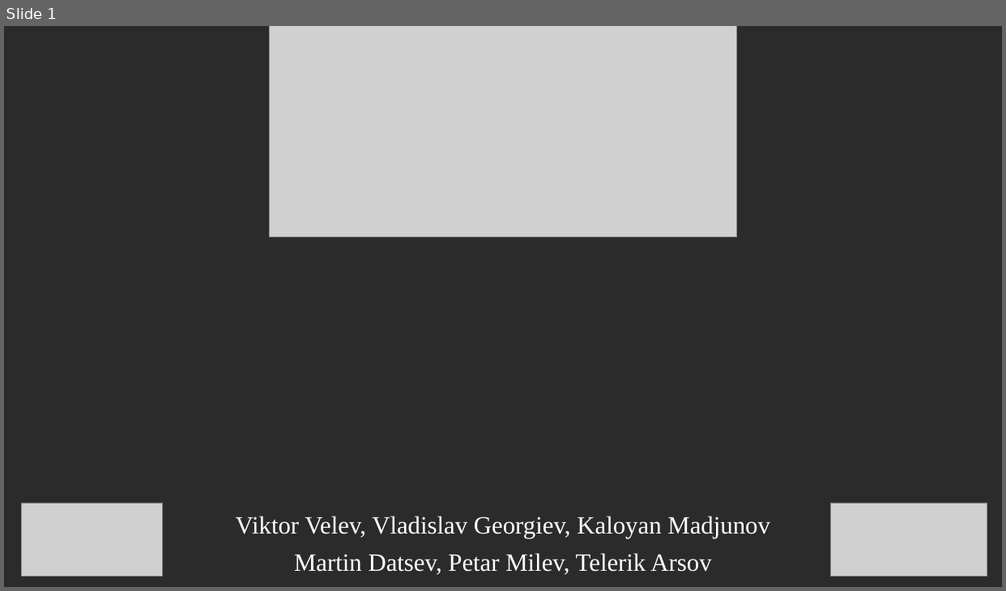
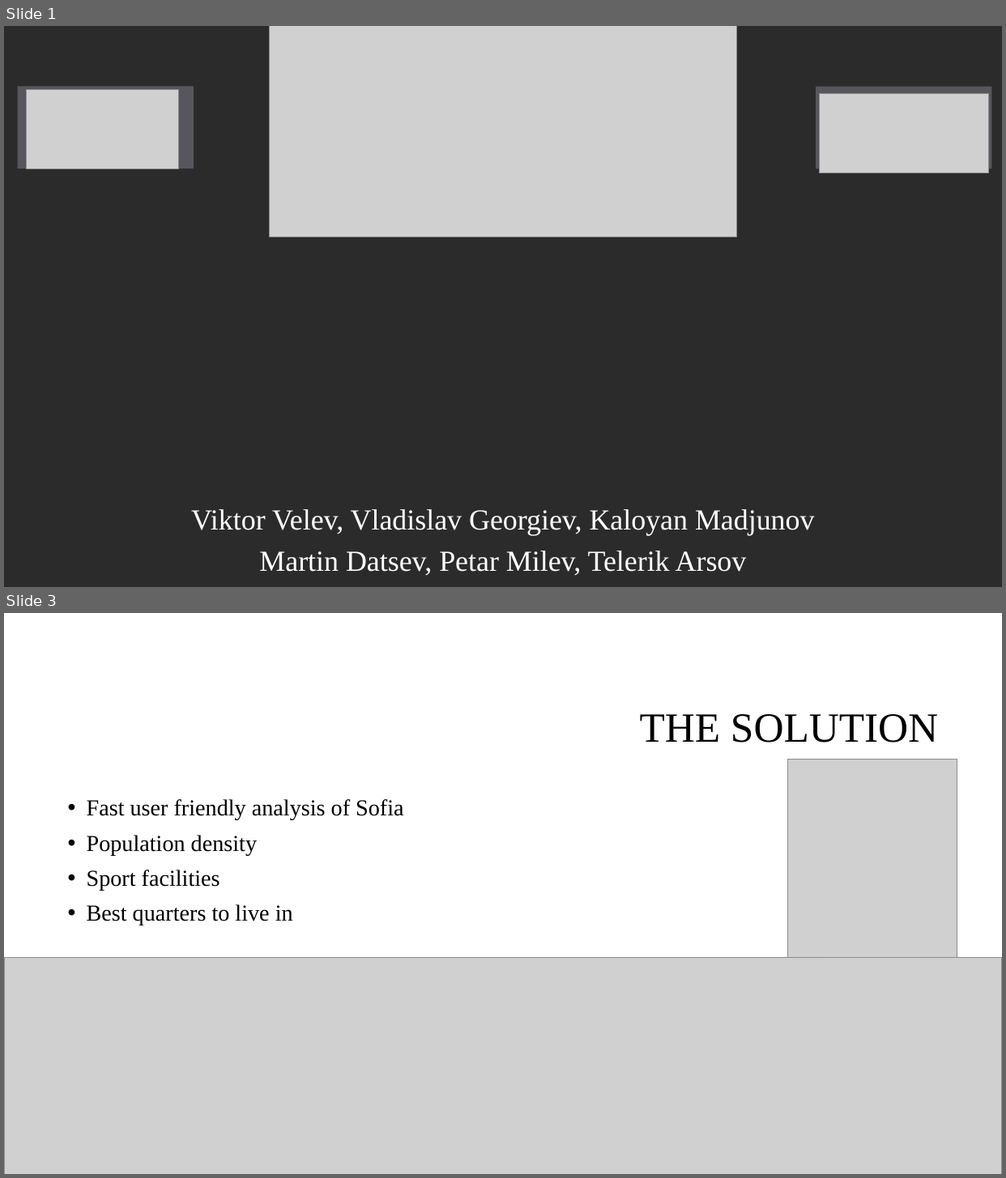
Before and after one commit to vision-sofia/Peper-Analysis, a slide deck: presentation/Peper Analysis.pptx. Shown one above the other, each under a label of ours: slide 1 before the commit, slides 1 and 3 after it; the slides between them are not shown. The pictures are 1006x591 and 1006x1178 pixels, drawn with LibreOffice and Linux fonts; fonts in the diff are those of the drawing; grey boxes stand for pictures; background and template pictures are left out; a plain dark background stands for a picture behind light text. Boxes give left, top, right and bottom in pixels: in the first picture for what was removed or moved away, otherwise in the second. Text is boxed around its words. In the diff, an @@ line names an element or a change of style, - is before the commit and + after.

```diff
--- a/presentation/Peper Analysis.pptx
+++ b/presentation/Peper Analysis.pptx
@@ slide 3 added at bbox=[4, 613, 1002, 1174], background #FFFFFF @@
@@ title added at bbox=[640, 714, 938, 743], 40 pt, text #000000 @@
+THE SOLUTION
@@ picture added at bbox=[788, 759, 957, 957] @@
@@ text added at bbox=[87, 799, 403, 926], 22 pt, text #000000 @@
+• Fast user friendly analysis of Sofia
+• Population density
+• Sport facilities
+• Best quarters to live in
@@ picture added at bbox=[4, 957, 1002, 1174] @@
@@ slide 1 changed as well @@
@@ rectangle added at bbox=[18, 86, 194, 169], fill #B8B3C9 at 32% opacity @@
@@ picture: place and size @@
-picture at bbox=[21, 503, 162, 576]
+picture at bbox=[26, 90, 177, 169]
@@ rectangle added at bbox=[816, 87, 992, 169], fill #B8B3C9 at 32% opacity @@
@@ picture: place and size @@
-picture at bbox=[830, 503, 987, 576]
+picture at bbox=[819, 94, 988, 173]
@@ subtitle "Viktor Velev, Vladislav Georgiev, Kaloyan ...": place and size @@
-subtitle "Viktor Velev, Vladislav Georgiev, Kaloyan ..." at bbox=[236, 516, 770, 575]
+subtitle "Viktor Velev, Vladislav Georgiev, Kaloyan ..." at bbox=[191, 510, 815, 576]
@@ subtitle "Viktor Velev, Vladislav Georgiev, Kaloyan ..." at bbox=[191, 510, 815, 576]: size 24 to 28 pt @@
```
Also in this commit, not shown: 5 other slides added, 6 slides removed, 8 other files.
